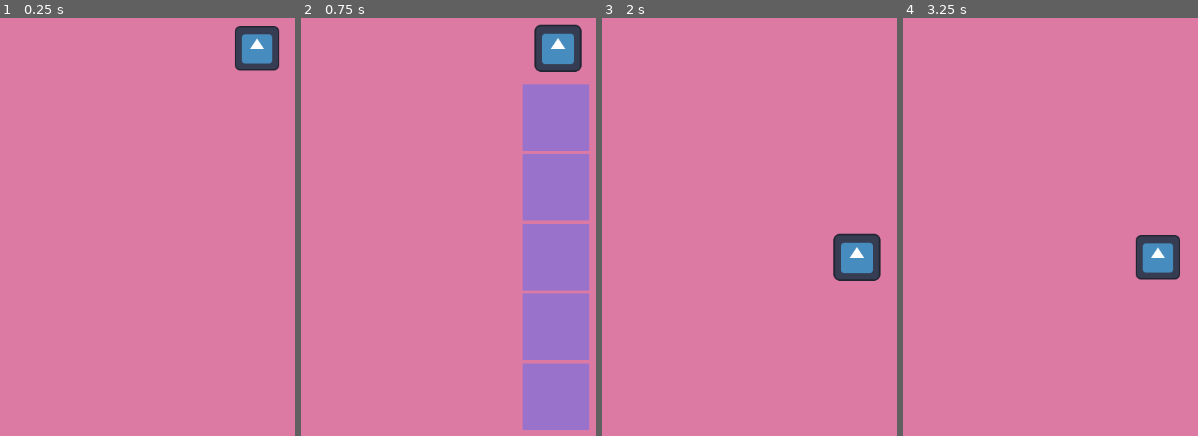
Above: before the commit, frames 1-4 (left to right).
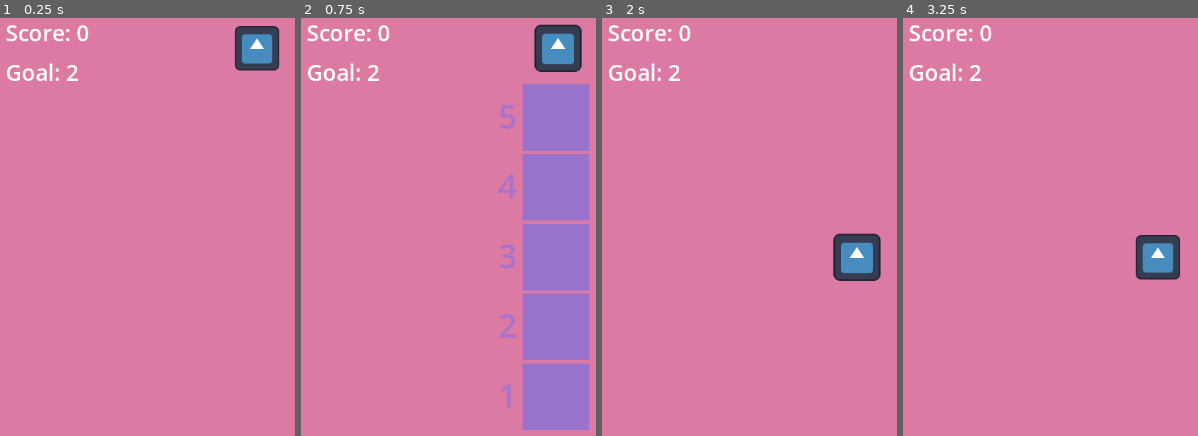
Above: after the commit, the same moments.

Repository: hamzasclone2/elevator
Game: Godot game, scene res://world.tscn
The game is run twice, just before and just after one commit, with the same random seed, the same clock (stepped at 60 frames per second) and the same inputs. The engine's default icon, where the game draws it, is replaced by a stand-in: a white triangle on a blue panel in a dark square.
Inputs (mouse positions are in pixels of both pictures, inside the frame that each line leads up to):
- Up to frame 1 (0.25 s): no input
- Up to frame 2 (0.75 s): tap Enter at 0.5 s; move the mouse to (557, 47) at 0.52 s; press the mouse at (557, 47) at 0.53 s
- Up to frame 3 (2 s): tap Space at 1.25 s; move the mouse to (840, 264) at 1.27 s; release the mouse at (840, 264) at 1.28 s; click (840, 264) at 1.35 s
- Up to frame 4 (3.25 s): tap Enter at 2 s; move the mouse to (outside the picture) at 2.02 s; press the mouse at (outside the picture) at 2.03 s; tap Space at 2.75 s; move the mouse to (outside the picture) at 2.77 s; release the mouse at (outside the picture) at 2.78 s; click (outside the picture) at 2.85 s

The runs differ from the first frame. In frame 1, 0.8% of the frame differs, in the area x 2-30%, y 1-16%; in frame 2, 1.5%, in the area x 2-74%, y 1-94%; in frame 3, 0.8%; in frame 4, 0.8%.

Commit message:
added scoring and timer

Diff:
--- a/Elevator.gd
+++ b/Elevator.gd
@@ -2,9 +2,10 @@
 
 var draggable = false
 var is_inside_droppable = false
-var body_ref
+var body_ref: StaticBody2D
 var offset: Vector2
 var initialPos: Vector2
+var timer: Timer
 
 # Called when the node enters the scene tree for the first time.
 func _ready():
@@ -28,6 +29,10 @@
 			var tween = get_tree().create_tween()
 			if is_inside_droppable:
 				tween.tween_property(self, "position", body_ref.position, 0.2).set_ease(Tween.EASE_OUT)
+				print(body_ref.get_node("Label").text)
+				if body_ref.get_node("Label").text == str(Global.goalLevel):
+					Global.score += 1
+					get_parent()._on_timer_timeout()
 			else:
 				tween.tween_property(self, "global_position", initialPos, 0.2).set_ease(Tween.EASE_OUT)
 
--- a/floor.gd
+++ b/floor.gd
@@ -1,9 +1,12 @@
 extends StaticBody2D
 
+@export var floorLevel: String = '0'
+@onready var label = $Label
 
 # Called when the node enters the scene tree for the first time.
 func _ready():
 	modulate = Color(Color.MEDIUM_PURPLE, 0.7)
+	label.text = floorLevel
 
 
 # Called every frame. 'delta' is the elapsed time since the previous frame.
--- a/floor.tscn
+++ b/floor.tscn
@@ -1,6 +1,9 @@
-[gd_scene load_steps=3 format=3 uid="uid://kihiu6hqrqdn"]
+[gd_scene load_steps=4 format=3 uid="uid://kihiu6hqrqdn"]
 
 [ext_resource type="Script" path="res://floor.gd" id="1_0juxa"]
+
+[sub_resource type="LabelSettings" id="LabelSettings_ageh8"]
+font_size = 64
 
 [sub_resource type="RectangleShape2D" id="RectangleShape2D_h0sj5"]
 size = Vector2(128, 128)
@@ -8,6 +11,14 @@
 [node name="Floor" type="StaticBody2D" groups=["droppable"]]
 scale = Vector2(0.75, 0.75)
 script = ExtResource("1_0juxa")
+
+[node name="Label" type="Label" parent="."]
+offset_left = -110.667
+offset_top = -48.0
+offset_right = -73.6667
+offset_bottom = 40.0
+text = "1"
+label_settings = SubResource("LabelSettings_ageh8")
 
 [node name="CollisionShape2D" type="CollisionShape2D" parent="."]
 scale = Vector2(1, 0.1)
--- a/global.gd
+++ b/global.gd
@@ -1,3 +1,7 @@
 extends Node
 
 var is_dragging = false
+
+var score = 0
+
+var goalLevel = 0
--- /dev/null
+++ b/world.gd
@@ -0,0 +1,24 @@
+extends Node2D
+
+@onready var score_label = $ScoreLabel
+@onready var goal_label = $GoalLabel
+@onready var timer = $Timer
+
+var rng = RandomNumberGenerator.new()
+
+# Called when the node enters the scene tree for the first time.
+func _ready():
+	score_label.text = "Score: 0"
+	Global.goalLevel = rng.randi_range(1,5)
+	goal_label.text = "Goal: " + str(Global.goalLevel)
+
+# Called every frame. 'delta' is the elapsed time since the previous frame.
+func _process(_delta):
+	score_label.text = "Score: " + str(Global.score)
+
+func _on_timer_timeout():
+	var previousGoalLevel = Global.goalLevel
+	while(previousGoalLevel == Global.goalLevel):
+		Global.goalLevel = rng.randi_range(1,5)
+	goal_label.text = "Goal: " + str(Global.goalLevel)
+	timer.start(5)
--- a/world.tscn
+++ b/world.tscn
@@ -1,9 +1,14 @@
-[gd_scene load_steps=3 format=3 uid="uid://crdabnrg2t0tp"]
+[gd_scene load_steps=5 format=3 uid="uid://crdabnrg2t0tp"]
 
 [ext_resource type="PackedScene" uid="uid://bb711t5dekmpg" path="res://elevator.tscn" id="1_8yqet"]
+[ext_resource type="Script" path="res://world.gd" id="1_w8oms"]
 [ext_resource type="PackedScene" uid="uid://kihiu6hqrqdn" path="res://floor.tscn" id="2_n6fqf"]
 
+[sub_resource type="LabelSettings" id="LabelSettings_06l6i"]
+font_size = 32
+
 [node name="World" type="Node2D"]
+script = ExtResource("1_w8oms")
 
 [node name="ColorRect" type="ColorRect" parent="."]
 offset_right = 1179.0
@@ -12,20 +17,45 @@
 mouse_filter = 2
 color = Color(0.866667, 0.478431, 0.643137, 1)
 
+[node name="ScoreLabel" type="Label" parent="."]
+offset_left = 11.0
+offset_right = 114.0
+offset_bottom = 45.0
+text = "Score: "
+label_settings = SubResource("LabelSettings_06l6i")
+
+[node name="GoalLabel" type="Label" parent="."]
+offset_left = 11.0
+offset_top = 57.0
+offset_right = 114.0
+offset_bottom = 102.0
+text = "Goal: "
+label_settings = SubResource("LabelSettings_06l6i")
+
 [node name="Floor" parent="." instance=ExtResource("2_n6fqf")]
 position = Vector2(370, 145)
+floorLevel = "5"
 
 [node name="Floor2" parent="." instance=ExtResource("2_n6fqf")]
 position = Vector2(370, 245)
+floorLevel = "4"
 
 [node name="Floor3" parent="." instance=ExtResource("2_n6fqf")]
 position = Vector2(370, 346)
+floorLevel = "3"
 
 [node name="Floor4" parent="." instance=ExtResource("2_n6fqf")]
 position = Vector2(370, 446)
+floorLevel = "2"
 
 [node name="Floor5" parent="." instance=ExtResource("2_n6fqf")]
 position = Vector2(370, 547)
+floorLevel = "1"
 
 [node name="Elevator" parent="." instance=ExtResource("1_8yqet")]
 position = Vector2(373, 45)
+
+[node name="Timer" type="Timer" parent="."]
+wait_time = 5.0
+
+[connection signal="timeout" from="Timer" to="." method="_on_timer_timeout"]
